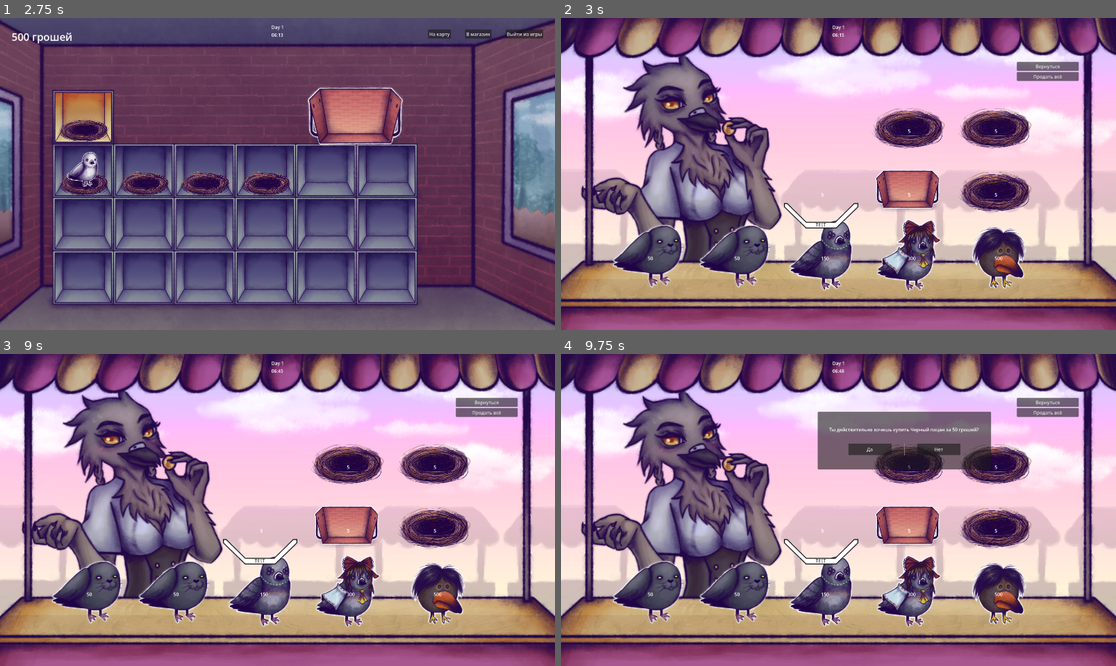
Above: before the commit, frames 1-4 (two rows, left to right).
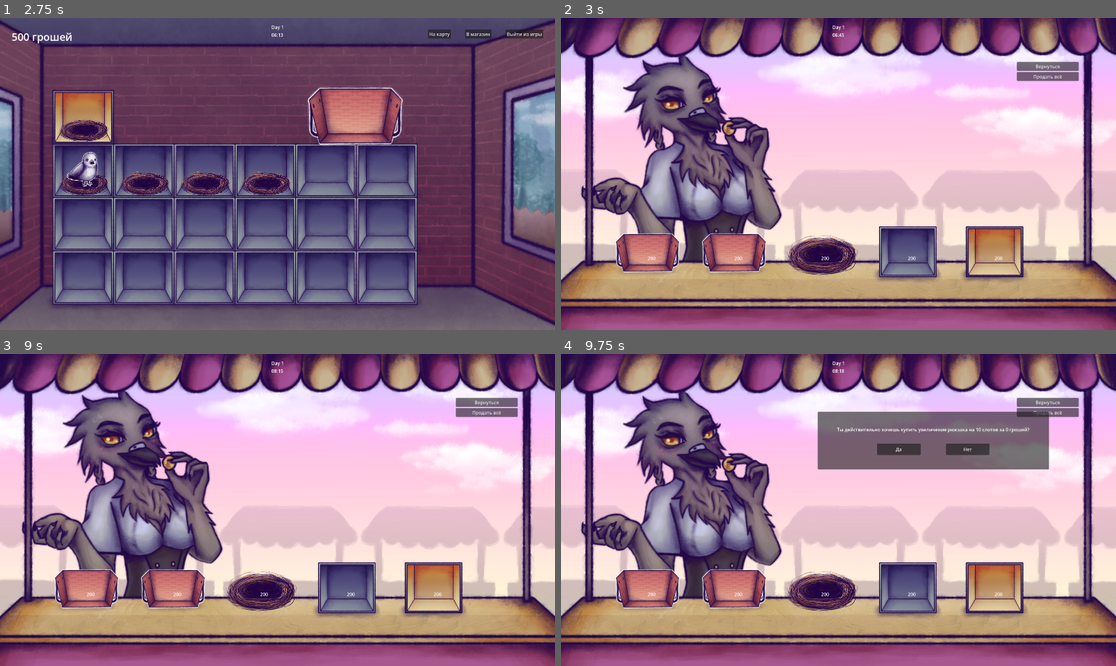
Above: after the commit, the same moments.

Repository: Nick-labs/GvsC
Game: Godot game, scene res://scenes/Main.tscn
Same seed, same stepped clock (60 frames per second), same inputs: the game is played once before the commit and once after it.
Inputs (mouse positions are in pixels of both pictures, inside the frame that each line leads up to):
- Up to frame 1 (2.75 s): click "OK" at 0.5 s; click "На карту" at 1.25 s; click "Вернуться" at 2 s
- Up to frame 2 (3 s): click "В магазин" at 2.75 s
- Up to frame 3 (9 s): click "Продать всё" at 3.5 s; click "Вернуться" at 4.25 s; click "На карту" at 5 s; click "Вернуться" at 5.75 s; click "В магазин" at 6.5 s; click "Продать всё" at 7.25 s; click "Продать всё" at 8 s; tap Enter at 8.75 s; drag from (144, 481) to (88, 591) at 8.77 s
- Up to frame 4 (9.75 s): drag from (649, 591) to (705, 481) at 9.52 s

Frame 1 is identical in both runs. In frame 2, 14% of the frame differs, in the area x 9-85%, y 4-88%; in frame 3, 14%; in frame 4, 16%, in the area x 9-88%, y 4-88%.

Commit message:
Finish upgrades

Diff:
--- a/autoload/player_data.gd
+++ b/autoload/player_data.gd
@@ -45,5 +45,22 @@
 	return earned
 
 
+func get_upgrade_level(type: UpgradeData.UpgradeType) -> int:
+	match type:
+		UpgradeData.UpgradeType.BACKPACK_CAPACITY:
+			return upgrades.backpack_level
+
+		UpgradeData.UpgradeType.BASKET_CAPACITY:
+			return upgrades.basket_level
+
+		UpgradeData.UpgradeType.CELL:
+			return upgrades.cell_level
+
+		UpgradeData.UpgradeType.INCUBATOR:
+			return upgrades.incubator_level
+
+	return 0
+
+
 func upgrades_updated():
 	upgrades_changed.emit()
--- a/autoload/shop_manager.gd
+++ b/autoload/shop_manager.gd
@@ -2,10 +2,12 @@
 
 
 func buy(offer: ShopOffer) -> bool:
-	if PlayerData.money < offer.price:
+	var price := offer.get_price()
+
+	if PlayerData.money < price:
 		return false
 
-	PlayerData.money -= offer.price
+	PlayerData.money -= price
 
 	match offer.type:
 		ShopOffer.OfferType.PIGEON:
@@ -40,18 +42,23 @@
 	match upgrade.type:
 
 		UpgradeData.UpgradeType.BACKPACK_CAPACITY:
-				PlayerData.upgrades.backpack_capacity += upgrade.value
+			PlayerData.upgrades.backpack_capacity += upgrade.value
+			PlayerData.upgrades.backpack_level += 1
 
 		UpgradeData.UpgradeType.BASKET_CAPACITY:
 			PlayerData.upgrades.basket_capacity += upgrade.value
+			PlayerData.upgrades.basket_level += 1
 
 		UpgradeData.UpgradeType.NEST_CAPACITY:
 			PlayerData.upgrades.nest_capacity += upgrade.value
+			PlayerData.upgrades.nest_level += 1
 
 		UpgradeData.UpgradeType.CELL:
 			PlayerData.upgrades.unlocked_cells += 1
+			PlayerData.upgrades.cell_level += 1
 
 		UpgradeData.UpgradeType.INCUBATOR:
 			PlayerData.upgrades.unlocked_incubators += 1
+			PlayerData.upgrades.incubator_level += 1
 
 	PlayerData.upgrades_updated()
--- a/project.godot
+++ b/project.godot
@@ -29,7 +29,7 @@
 
 window/size/viewport_width=1920
 window/size/viewport_height=1080
-window/size/mode=2
+window/size/mode=3
 
 [file_customization]
 
--- a/resources/shop_catalog/default_catalog.tres
+++ b/resources/shop_catalog/default_catalog.tres
@@ -1,12 +1,8 @@
 [gd_resource type="Resource" script_class="ShopCatalog" format=3 uid="uid://csgw1nwlegj0s"]
 
 [ext_resource type="Script" uid="uid://bbq16g04eaq8d" path="res://scripts/shop/shop_offer.gd" id="1_bx62j"]
-[ext_resource type="Resource" uid="uid://bsww42426noqc" path="res://resources/shop_offers/pigeon_offers/black_patsan_offer.tres" id="2_6w734"]
 [ext_resource type="Script" uid="uid://tciwmhbywhsv" path="res://autoload/shop_catalog.gd" id="2_hw8ha"]
 [ext_resource type="Resource" uid="uid://5h5eaa87qx2j" path="res://resources/shop_offers/upgrade_offers/backpack_upgrade_offer.tres" id="2_p4q8f"]
-[ext_resource type="Resource" uid="uid://utvdl3ctj0ji" path="res://resources/shop_offers/pigeon_offers/ios_patsan_offer.tres" id="3_r870y"]
-[ext_resource type="Resource" uid="uid://nhcmoigu7qe2" path="res://resources/shop_offers/pigeon_offers/reimu_pigeon_offer.tres" id="4_w0gy7"]
-[ext_resource type="Resource" uid="uid://c1tgq4kpreri6" path="res://resources/shop_offers/pigeon_offers/skebob_offer.tres" id="5_6w734"]
 [ext_resource type="Resource" uid="uid://cfthxk6lb8yi8" path="res://resources/shop_offers/upgrade_offers/eggbasket_upgrade_offer.tres" id="7_4ijf1"]
 [ext_resource type="Resource" uid="uid://c4lkfrmjt7ow6" path="res://resources/shop_offers/upgrade_offers/nest_upgrade_offer.tres" id="8_o4gwt"]
 [ext_resource type="Resource" uid="uid://bgvpwrxd3pn1c" path="res://resources/shop_offers/upgrade_offers/loft_upgrade_offer.tres" id="9_cf1yk"]
@@ -14,5 +10,5 @@
 
 [resource]
 script = ExtResource("2_hw8ha")
-offers = Array[ExtResource("1_bx62j")]([ExtResource("2_6w734"), ExtResource("2_6w734"), ExtResource("3_r870y"), ExtResource("4_w0gy7"), ExtResource("5_6w734"), ExtResource("2_p4q8f"), ExtResource("7_4ijf1"), ExtResource("8_o4gwt"), ExtResource("9_cf1yk"), ExtResource("10_wc4hl")])
+offers = Array[ExtResource("1_bx62j")]([ExtResource("2_p4q8f"), ExtResource("7_4ijf1"), ExtResource("8_o4gwt"), ExtResource("9_cf1yk"), ExtResource("10_wc4hl")])
 metadata/_custom_type_script = "uid://tciwmhbywhsv"
--- a/resources/shop_offers/upgrade_offers/backpack_upgrade_offer.tres
+++ b/resources/shop_offers/upgrade_offers/backpack_upgrade_offer.tres
@@ -1,14 +1,13 @@
 [gd_resource type="Resource" script_class="ShopOffer" format=3 uid="uid://5h5eaa87qx2j"]
 
 [ext_resource type="Resource" uid="uid://dkcdg1fdyhryo" path="res://resources/upgrade_data/backpack_upgrade_data.tres" id="1_v1nnw"]
-[ext_resource type="Texture2D" uid="uid://toomhxbjxdg5" path="res://assets/sprites/farm/cell.png" id="2_yguy5"]
+[ext_resource type="Texture2D" uid="uid://bj4m2mpuusfr" path="res://assets/sprites/farm/basket.png" id="2_v1nnw"]
 [ext_resource type="Script" uid="uid://bbq16g04eaq8d" path="res://scripts/shop/shop_offer.gd" id="3_u5dvi"]
 
 [resource]
 script = ExtResource("3_u5dvi")
 title = "увеличение рюкзака на 10 слотов"
-icon = ExtResource("2_yguy5")
-price = 5
+icon = ExtResource("2_v1nnw")
 type = 2
 tier = 1
 data = ExtResource("1_v1nnw")
--- a/resources/shop_offers/upgrade_offers/incubator_upgrade_offer.tres
+++ b/resources/shop_offers/upgrade_offers/incubator_upgrade_offer.tres
@@ -1,14 +1,13 @@
 [gd_resource type="Resource" script_class="ShopOffer" format=3 uid="uid://b36o8i3xxguw2"]
 
 [ext_resource type="Resource" uid="uid://bnpmixqk0n5nd" path="res://resources/upgrade_data/incubator_upgrade_data.tres" id="1_10hag"]
-[ext_resource type="Texture2D" uid="uid://comnkt2fq5xtc" path="res://assets/sprites/farm/nest.png" id="2_bjyyu"]
+[ext_resource type="Texture2D" uid="uid://dy7jlvo60xiqr" path="res://assets/sprites/farm/cell-incubator.png" id="2_10hag"]
 [ext_resource type="Script" uid="uid://bbq16g04eaq8d" path="res://scripts/shop/shop_offer.gd" id="3_66pss"]
 
 [resource]
 script = ExtResource("3_66pss")
 title = "инкубатор"
-icon = ExtResource("2_bjyyu")
-price = 5
+icon = ExtResource("2_10hag")
 type = 2
 tier = 1
 data = ExtResource("1_10hag")
--- a/resources/shop_offers/upgrade_offers/loft_upgrade_offer.tres
+++ b/resources/shop_offers/upgrade_offers/loft_upgrade_offer.tres
@@ -1,14 +1,13 @@
 [gd_resource type="Resource" script_class="ShopOffer" format=3 uid="uid://bgvpwrxd3pn1c"]
 
 [ext_resource type="Resource" uid="uid://c43bi4dcepsx6" path="res://resources/upgrade_data/loft_upgrade_data.tres" id="1_g7x57"]
-[ext_resource type="Texture2D" uid="uid://comnkt2fq5xtc" path="res://assets/sprites/farm/nest.png" id="2_271q7"]
+[ext_resource type="Texture2D" uid="uid://dx6b6k8yy8rh1" path="res://assets/sprites/farm/cell-default.png" id="2_g7x57"]
 [ext_resource type="Script" uid="uid://bbq16g04eaq8d" path="res://scripts/shop/shop_offer.gd" id="3_cso1x"]
 
 [resource]
 script = ExtResource("3_cso1x")
 title = "купить гнездо из медной проволоки"
-icon = ExtResource("2_271q7")
-price = 5
+icon = ExtResource("2_g7x57")
 type = 2
 tier = 1
 data = ExtResource("1_g7x57")
--- a/scripts/farm/pigeon_inspector.gd
+++ b/scripts/farm/pigeon_inspector.gd
@@ -46,7 +46,7 @@
 	egg_label.text = data.egg_template.name
 
 	egg_price_label.text = "Цена яиц: " + str(data.egg_template.price)
-	interval_label.text = "Кулдаун: " + str(data.egg_interval_minutes)
+	interval_label.text = "Яйценоскость: %.2f яиц в час" % (data.egg_interval_minutes / 60.0)
 
 	eggs_counter_label.text = "Яиц снесено: " + str(data.eggs_laid)
 
@@ -61,8 +61,8 @@
 	price_label.text = "Цена: " + str(data.price) + " грошей"
 	eggs_counter_label.text = "Яиц снесено: " + str(data.eggs_laid)
 	generation_label.text = "Поколение: " + str(data.generation)
-	egg_price_label.text = "Цена яиц: " + str(data.egg_template.price)
-	interval_label.text = "Кулдаун: " + str(data.egg_interval_minutes)
+	egg_price_label.text = "Цена яйца: " + str(data.egg_template.price)
+	interval_label.text = "Яйценоскость: %.2f яиц в час" % (data.egg_interval_minutes / 60.0)
 	eggs_counter_label.text = "Яиц снесено: " + str(data.eggs_laid)
 
 
--- a/scripts/farm_upgrades.gd
+++ b/scripts/farm_upgrades.gd
@@ -13,3 +13,10 @@
 @export_group("Buildings")
 @export var unlocked_cells := 4
 @export var unlocked_incubators := 1
+
+@export_group("Levels")
+@export var backpack_level := 0
+@export var nest_level := 0
+@export var basket_level := 0
+@export var cell_level := 0
+@export var incubator_level := 0
--- a/scripts/main.gd
+++ b/scripts/main.gd
@@ -44,6 +44,9 @@
 
 
 func show_farm():
+	if shop.active:
+		TimeManager.skip_minutes(30)
+
 	farm.visible = true
 	defense.visible = false
 	shop.visible = false
@@ -69,6 +72,8 @@
 
 
 func show_shop():
+	TimeManager.skip_minutes(30)
+
 	farm.visible = false
 	defense.visible = false
 	shop.visible = true
--- a/scripts/shop/purchase_dialog.tscn
+++ b/scripts/shop/purchase_dialog.tscn
@@ -13,7 +13,7 @@
 grow_vertical = 2
 
 [node name="Panel" type="Panel" parent="CenterContainer" unique_id=1190564165]
-custom_minimum_size = Vector2(600, 200)
+custom_minimum_size = Vector2(800, 200)
 layout_mode = 2
 
 [node name="MarginContainer" type="MarginContainer" parent="CenterContainer/Panel" unique_id=868309950]
@@ -31,6 +31,7 @@
 [node name="QuestionLabel" type="Label" parent="CenterContainer/Panel/MarginContainer" unique_id=128369298]
 layout_mode = 2
 size_flags_vertical = 0
+horizontal_alignment = 1
 
 [node name="HBoxContainer" type="HBoxContainer" parent="CenterContainer/Panel/MarginContainer" unique_id=1149815120]
 layout_mode = 2
--- a/scripts/shop/shop_item.gd
+++ b/scripts/shop/shop_item.gd
@@ -16,7 +16,7 @@
 	offer = new_offer
 
 	sprite.texture = offer.icon
-	price_label.text = str(offer.price)
+	price_label.text = str(offer.get_price())
 
 	_fit_sprite()
 
--- a/scripts/shop/shop_offer.gd
+++ b/scripts/shop/shop_offer.gd
@@ -31,3 +31,13 @@
 
 func is_upgrade_offer() -> bool:
 	return type == OfferType.UPGRADE
+
+
+func get_price() -> int:
+	if data is UpgradeData:
+		var upgrade := data as UpgradeData
+		return upgrade.get_price(
+			PlayerData.get_upgrade_level(upgrade.type)
+		)
+
+	return price
--- a/scripts/shop/upgrade_data.gd
+++ b/scripts/shop/upgrade_data.gd
@@ -11,3 +11,11 @@
 
 @export var type: UpgradeType
 @export var value: int = 1
+
+@export_group("Price")
+@export var base_price := 200
+@export var price_step := 100
+
+
+func get_price(level: int) -> int:
+	return base_price + level * price_step
